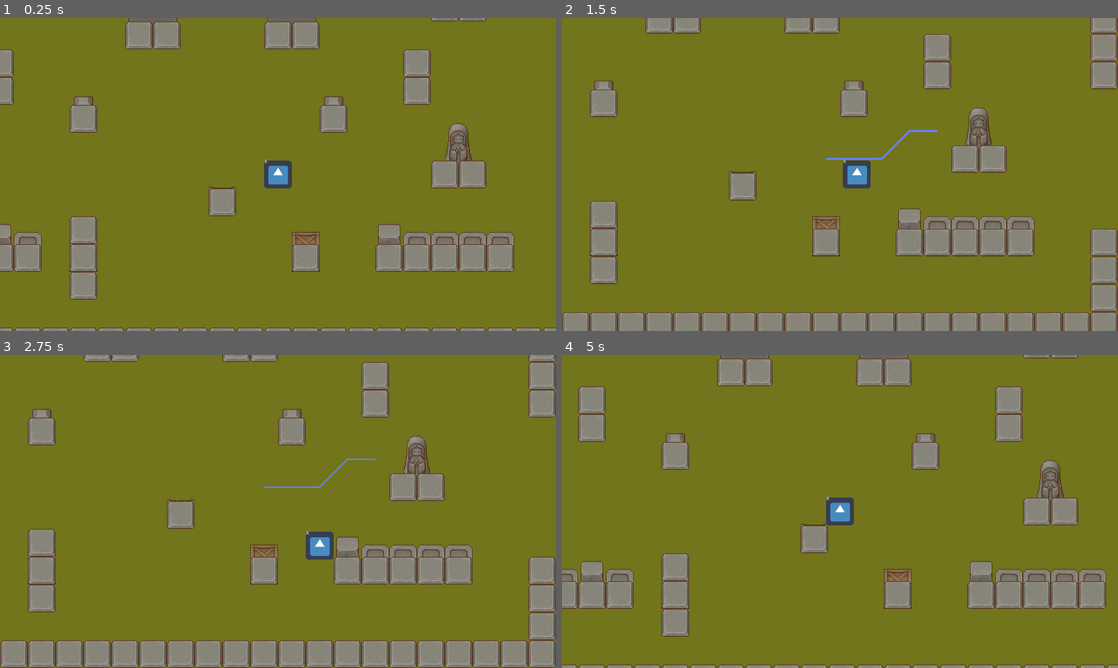
Above: before the commit, frames 1-4 (two rows, left to right).
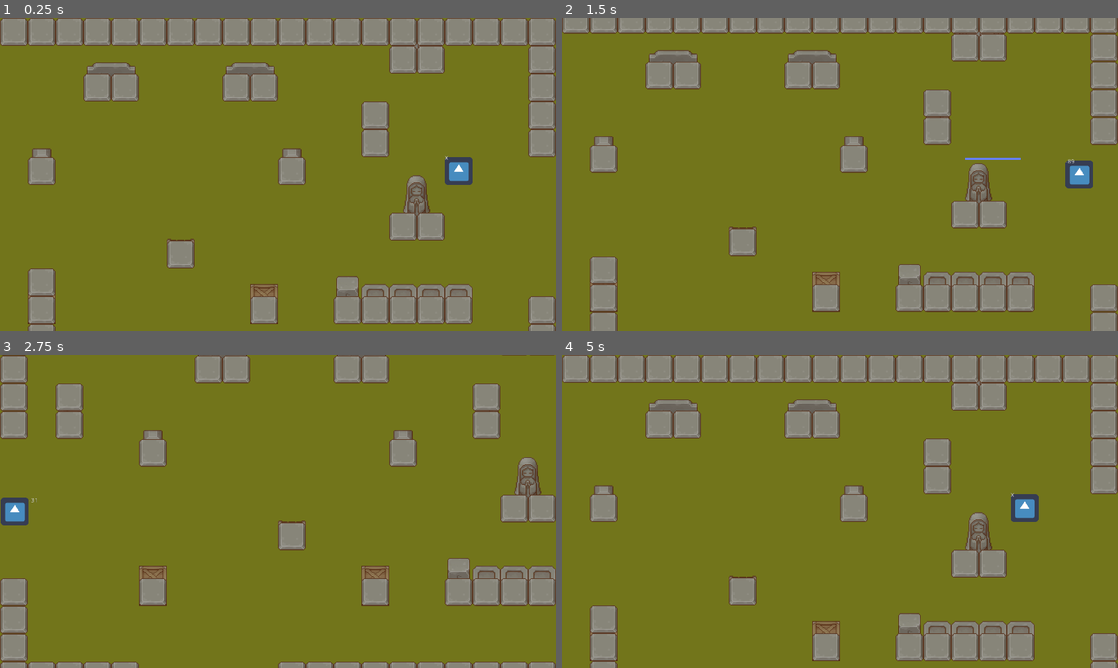
Above: after the commit, the same moments.

Repository: Glioce/Godot_examples
Game: Godot game, scene res://Scenes/Zones/West.tscn
Same seed, same stepped clock (60 frames per second), same inputs: the game is played once before the commit and once after it. The engine's default icon, where the game draws it, is replaced by a stand-in: a white triangle on a blue panel in a dark square.
Inputs (mouse positions are in pixels of both pictures, inside the frame that each line leads up to):
- Up to frame 1 (0.25 s): no input
- Up to frame 2 (1.5 s): tap Enter at 0.5 s; move the mouse to (962, 158) at 0.52 s; hold Right (ui_right) 0.53-1.28 s; click (962, 158) at 0.67 s; tap Space (ui_select) at 0.77 s; move the mouse to (728, 190) at 1.27 s; hold Down (ui_down) from 1.28 s (still down)
- Up to frame 3 (2.75 s): tap Space (ui_select) at 1.52 s; move the mouse to (333, 442) at 2.02 s; release Down (ui_down) at 2.03 s; hold Right (ui_right) from 2.03 s (still down)
- Up to frame 4 (5 s): move the mouse to (812, 574) at 2.77 s; release Right (ui_right) at 2.78 s; hold Up (ui_up) 2.78-3.53 s; click (812, 574) at 2.92 s; tap Space (ui_select) at 3.02, 3.77, 4.52 s; move the mouse to (1006, 558) at 3.52 s; hold Left (ui_left) from 3.53 s (still down); move the mouse to (673, 464) at 4.27 s

The runs differ from the first frame. In frame 1, 32% of the frame differs, in the area x 0-100%, y 0-100%; in frame 2, 31%; in frame 3, 30%; in frame 4, 34%.

Commit message:
scene transition finished

Diff:
--- a/n19_00/Scenes/Zones/Center.tscn
+++ b/n19_00/Scenes/Zones/Center.tscn
@@ -308,16 +308,16 @@
 12/z_index = 0
 
 [sub_resource type="RectangleShape2D" id=15]
-extents = Vector2( 752, 448 )
+extents = Vector2( 64, 160 )
 
 [sub_resource type="RectangleShape2D" id=16]
-extents = Vector2( 752, 448 )
+extents = Vector2( 64, 160 )
 
 [sub_resource type="RectangleShape2D" id=17]
-extents = Vector2( 768, 432 )
+extents = Vector2( 64, 160 )
 
 [sub_resource type="RectangleShape2D" id=18]
-extents = Vector2( 768, 432 )
+extents = Vector2( 64, 160 )
 
 [node name="Node2D" type="Node2D"]
 script = ExtResource( 2 )
@@ -342,7 +342,7 @@
 script = ExtResource( 1 )
 
 [node name="Player" parent="." instance=ExtResource( 7 )]
-position = Vector2( 800, 416 )
+position = Vector2( 224, 480 )
 
 [node name="Camera2D" type="Camera2D" parent="Player"]
 current = true
@@ -351,48 +351,65 @@
 limit_right = 2048
 limit_bottom = 1800
 
+[node name="Label" type="Label" parent="Player"]
+margin_left = 32.0
+margin_top = -32.0
+margin_right = 72.0
+margin_bottom = -18.0
+__meta__ = {
+"_edit_use_anchors_": false
+}
+
 [node name="Line2D" type="Line2D" parent="."]
 width = 4.0
 
 [node name="Areas" type="Node2D" parent="."]
 
-[node name="AreaWest" type="Area2D" parent="Areas"]
-position = Vector2( -1536, 0 )
+[node name="AreaWest" type="Area2D" parent="Areas" groups=["West"]]
+position = Vector2( 0, 480 )
+rotation = 3.14159
 script = ExtResource( 6 )
-scene_path = "res://Scenes/Zones/West.tscn"
+target_scene = "res://Scenes/Zones/West.tscn"
+target_group = "West"
 
 [node name="CollisionShape2D" type="CollisionShape2D" parent="Areas/AreaWest"]
-position = Vector2( 752, 448 )
 shape = SubResource( 15 )
 
-[node name="AreaEast" type="Area2D" parent="Areas"]
-position = Vector2( 1536, 0 )
+[node name="AreaEast" type="Area2D" parent="Areas" groups=["East"]]
+position = Vector2( 1536, 480 )
 script = ExtResource( 6 )
-scene_path = "res://Scenes/Zones/East.tscn"
+target_scene = "res://Scenes/Zones/East.tscn"
+target_group = "East"
 
 [node name="CollisionShape2D" type="CollisionShape2D" parent="Areas/AreaEast"]
-position = Vector2( 784, 448 )
 shape = SubResource( 16 )
 
-[node name="AreaLake" type="Area2D" parent="Areas"]
-position = Vector2( 0, 896 )
+[node name="AreaLake" type="Area2D" parent="Areas" groups=["Lake"]]
+position = Vector2( 480, 896 )
+rotation = 4.71239
 script = ExtResource( 6 )
-scene_path = "res://Scenes/Zones/Lake.tscn"
+target_scene = "res://Scenes/Zones/Lake.tscn"
+target_group = "Lake"
 
 [node name="CollisionShape2D" type="CollisionShape2D" parent="Areas/AreaLake"]
-position = Vector2( 768, 464 )
 shape = SubResource( 17 )
 
-[node name="AreaChurch" type="Area2D" parent="Areas"]
-position = Vector2( 0, -896 )
+[node name="AreaChurch" type="Area2D" parent="Areas" groups=["Church"]]
+position = Vector2( 800, 0 )
+rotation = 1.5708
 script = ExtResource( 6 )
-scene_path = "res://Scenes/Zones/Church.tscn"
+target_scene = "res://Scenes/Zones/Church.tscn"
+target_group = "Church"
 
 [node name="CollisionShape2D" type="CollisionShape2D" parent="Areas/AreaChurch"]
-position = Vector2( 768, 432 )
+position = Vector2( -7.62939e-06, 0 )
 shape = SubResource( 18 )
 
 [connection signal="body_entered" from="Areas/AreaWest" to="Areas/AreaWest" method="_on_Area2D_body_entered"]
+[connection signal="body_exited" from="Areas/AreaWest" to="Areas/AreaWest" method="_on_Area2D_body_exited"]
 [connection signal="body_entered" from="Areas/AreaEast" to="Areas/AreaEast" method="_on_Area2D_body_entered"]
+[connection signal="body_exited" from="Areas/AreaEast" to="Areas/AreaEast" method="_on_Area2D_body_exited"]
 [connection signal="body_entered" from="Areas/AreaLake" to="Areas/AreaLake" method="_on_Area2D_body_entered"]
+[connection signal="body_exited" from="Areas/AreaLake" to="Areas/AreaLake" method="_on_Area2D_body_exited"]
 [connection signal="body_entered" from="Areas/AreaChurch" to="Areas/AreaChurch" method="_on_Area2D_body_entered"]
+[connection signal="body_exited" from="Areas/AreaChurch" to="Areas/AreaChurch" method="_on_Area2D_body_exited"]
--- a/n19_00/Scenes/Zones/Church.tscn
+++ b/n19_00/Scenes/Zones/Church.tscn
@@ -308,7 +308,7 @@
 12/z_index = 0
 
 [sub_resource type="RectangleShape2D" id=17]
-extents = Vector2( 768, 432 )
+extents = Vector2( 64, 160 )
 
 [node name="Node2D" type="Node2D"]
 script = ExtResource( 2 )
@@ -342,18 +342,27 @@
 limit_right = 2048
 limit_bottom = 1800
 
+[node name="Label" type="Label" parent="Player"]
+margin_right = 40.0
+margin_bottom = 14.0
+__meta__ = {
+"_edit_use_anchors_": false
+}
+
 [node name="Line2D" type="Line2D" parent="."]
 width = 4.0
 
 [node name="Areas" type="Node2D" parent="."]
 
-[node name="AreaCenter" type="Area2D" parent="Areas"]
-position = Vector2( 0, 896 )
+[node name="AreaCenter" type="Area2D" parent="Areas" groups=["Church"]]
+position = Vector2( 800, 896 )
+rotation = 4.71239
 script = ExtResource( 6 )
-scene_path = "res://Scenes/Zones/Center.tscn"
+target_scene = "res://Scenes/Zones/Center.tscn"
+target_group = "Church"
 
 [node name="CollisionShape2D" type="CollisionShape2D" parent="Areas/AreaCenter"]
-position = Vector2( 768, 464 )
 shape = SubResource( 17 )
 
 [connection signal="body_entered" from="Areas/AreaCenter" to="Areas/AreaCenter" method="_on_Area2D_body_entered"]
+[connection signal="body_exited" from="Areas/AreaCenter" to="Areas/AreaCenter" method="_on_Area2D_body_exited"]
--- a/n19_00/Scenes/Zones/East.tscn
+++ b/n19_00/Scenes/Zones/East.tscn
@@ -308,7 +308,7 @@
 12/z_index = 0
 
 [sub_resource type="RectangleShape2D" id=15]
-extents = Vector2( 752, 448 )
+extents = Vector2( 64, 160 )
 
 [node name="Node2D" type="Node2D"]
 script = ExtResource( 2 )
@@ -342,18 +342,28 @@
 limit_right = 2048
 limit_bottom = 1800
 
+[node name="Label" type="Label" parent="Player"]
+margin_right = 40.0
+margin_bottom = 14.0
+__meta__ = {
+"_edit_use_anchors_": false
+}
+
 [node name="Line2D" type="Line2D" parent="."]
 width = 4.0
 
 [node name="Areas" type="Node2D" parent="."]
 
-[node name="AreaCenter" type="Area2D" parent="Areas"]
-position = Vector2( -1536, 0 )
+[node name="AreaCenter" type="Area2D" parent="Areas" groups=["East"]]
+position = Vector2( 0, 480 )
+rotation = 3.14159
 script = ExtResource( 6 )
-scene_path = "res://Scenes/Zones/Center.tscn"
+target_scene = "res://Scenes/Zones/Center.tscn"
+target_group = "East"
 
 [node name="CollisionShape2D" type="CollisionShape2D" parent="Areas/AreaCenter"]
-position = Vector2( 752, 448 )
+position = Vector2( -7.27596e-12, 0 )
 shape = SubResource( 15 )
 
 [connection signal="body_entered" from="Areas/AreaCenter" to="Areas/AreaCenter" method="_on_Area2D_body_entered"]
+[connection signal="body_exited" from="Areas/AreaCenter" to="Areas/AreaCenter" method="_on_Area2D_body_exited"]
--- a/n19_00/Scenes/Zones/Lake.tscn
+++ b/n19_00/Scenes/Zones/Lake.tscn
@@ -308,7 +308,7 @@
 12/z_index = 0
 
 [sub_resource type="RectangleShape2D" id=18]
-extents = Vector2( 768, 432 )
+extents = Vector2( 64, 160 )
 
 [node name="Node2D" type="Node2D"]
 script = ExtResource( 3 )
@@ -342,18 +342,28 @@
 limit_right = 2048
 limit_bottom = 1800
 
+[node name="Label" type="Label" parent="Player"]
+margin_right = 40.0
+margin_bottom = 14.0
+__meta__ = {
+"_edit_use_anchors_": false
+}
+
 [node name="Line2D" type="Line2D" parent="."]
 width = 4.0
 
 [node name="Areas" type="Node2D" parent="."]
 
-[node name="AreaCenter" type="Area2D" parent="Areas"]
-position = Vector2( 0, -896 )
+[node name="AreaCenter" type="Area2D" parent="Areas" groups=["Lake"]]
+position = Vector2( 480, 0 )
+rotation = 1.5708
 script = ExtResource( 7 )
-scene_path = "res://Scenes/Zones/Center.tscn"
+target_scene = "res://Scenes/Zones/Center.tscn"
+target_group = "Lake"
 
 [node name="CollisionShape2D" type="CollisionShape2D" parent="Areas/AreaCenter"]
-position = Vector2( 768, 432 )
+position = Vector2( 3.8147e-06, 0 )
 shape = SubResource( 18 )
 
 [connection signal="body_entered" from="Areas/AreaCenter" to="Areas/AreaCenter" method="_on_Area2D_body_entered"]
+[connection signal="body_exited" from="Areas/AreaCenter" to="Areas/AreaCenter" method="_on_Area2D_body_exited"]
--- a/n19_00/Scenes/Zones/West.tscn
+++ b/n19_00/Scenes/Zones/West.tscn
@@ -343,7 +343,7 @@
 script = ExtResource( 1 )
 
 [node name="Player" parent="." instance=ExtResource( 7 )]
-position = Vector2( 800, 480 )
+position = Vector2( 1312, 352 )
 collision_layer = 3
 
 [node name="Camera2D" type="Camera2D" parent="Player"]
@@ -364,12 +364,13 @@
 [node name="Line2D" type="Line2D" parent="."]
 width = 4.0
 
-[node name="AreaCenter" type="Area2D" parent="."]
+[node name="AreaCenter" type="Area2D" parent="." groups=["West"]]
 position = Vector2( 1536, 480 )
 collision_layer = 0
 collision_mask = 2
 script = ExtResource( 6 )
-scene_path = "res://Scenes/Zones/Center.tscn"
+target_scene = "res://Scenes/Zones/Center.tscn"
+target_group = "West"
 
 [node name="CollisionShape2D" type="CollisionShape2D" parent="AreaCenter"]
 shape = SubResource( 17 )
--- a/n19_00/Scripts/AreaTransition.gd
+++ b/n19_00/Scripts/AreaTransition.gd
@@ -1,17 +1,24 @@
 extends Area2D
 
 # Path to scene
-export var scene_path := "res://Scenes/Zones/"
+export var target_scene := "res://Scenes/Zones/"
+export var target_group := ""
 
 # Player object
 #var player_object = null
 
 # This vector points to the direction the Player can exit
-var exit_vector := Vector2(1, 0).rotated(rotation_degrees)
+var degrees = round(rotation_degrees)
+var radians = deg2rad(degrees)
+var exit_vector := Vector2(cos(radians), -sin(radians))
+#var exit_vector := Vector2(1, 0).rotated(radians)
 
 
 func _ready():
-	print(scene_path)
+	print(target_scene)
+	print(exit_vector)
+	#print(degrees)
+	#print(radians)
 
 
 func _on_Area2D_body_entered(body):
@@ -29,5 +36,7 @@
 	body.door = null
 
 
+# Project the vector door-to-player on the exit vector using dot product
+# The result is how near is the player to the scene border
 func calculate_exit_distance(obj):
 	return exit_vector.dot( obj.position - self.position)
--- a/n19_00/Scripts/Global.gd
+++ b/n19_00/Scripts/Global.gd
@@ -6,10 +6,14 @@
 var terrible = true
 
 # Wether the player is doing scene transition or not
-var scene_transition = false
+var scene_transition := false
 
 # The position the player moves when entering the new scene
-var transition_pos = Vector2()
+# Relative position
+var transition_pos := Vector2()
+
+# Target group name used for transition
+var transition_group := ""
 
 # Sscene size in pixels (can be obtained from a tile map)
-var scene_size = Vector2()
+var scene_size := Vector2()
--- a/n19_00/Scripts/Player.gd
+++ b/n19_00/Scripts/Player.gd
@@ -24,24 +24,50 @@
 	$Camera2D.limit_right = Global.scene_size.x
 	$Camera2D.limit_bottom = Global.scene_size.y
 
+	if Global.scene_transition == true:
+		print("Transitioning")
+		# Search the door
+		var nodes_array = get_tree().get_nodes_in_group(Global.transition_group)
+		door = nodes_array[0] # There's must be only one node in the group
+		# Move the Player to the starting position
+		position = door.position + Global.transition_pos
+		# Add point to path
+		path.resize(0) # Clear path
+		path.append(position - (door.exit_vector * 33)) # Negative vector to enter
+		state = S.TRANSITION # Change state of the Player
+		# Disble flag
+		Global.scene_transition = false
+
 
 func _physics_process(delta):
 	# Read input
 	v = Input.get_vector("ui_left", "ui_right", "ui_up", "ui_down")
 
-	# Check distance to exit
-	if door != null and state == S.IDLE:
+	# Check distance to scene border
+	if door != null:
 		var distance = door.calculate_exit_distance(self)
 		$Label.text = str(distance)
 
-		if distance >= -32:
+		# Start the transition
+		if state == S.IDLE and distance >= -32:
 			path.resize(0) # clear path
-			path.append(position + door.exit_vector * 64)
+			path.append(position + (door.exit_vector * 64))
 			state = S.TRANSITION
 
-		if distance >= 0:
-			get_tree().change_scene(door.scene_path)
-	else:
+		# Exit scene
+		if state == S.TRANSITION and distance >= 0:
+			# Set transition flag to true
+			Global.scene_transition = true
+			# Save relative position
+			Global.transition_pos = position - door.position
+			# Save name of target object
+			Global.transition_group = door.target_group
+			# Chage scene
+			print("Change")
+			get_tree().change_scene(door.target_scene)
+
+
+	else: # There's no door
 		$Label.text = "X"
 
 	# State machine
@@ -62,8 +88,8 @@
 
 		S.TRANSITION:
 			follow_path(delta)
-			#if path.size() == 0:
-				#state = S.IDLE
+			if path.size() == 0:
+				state = S.IDLE
 
 
 func follow_path(d):
